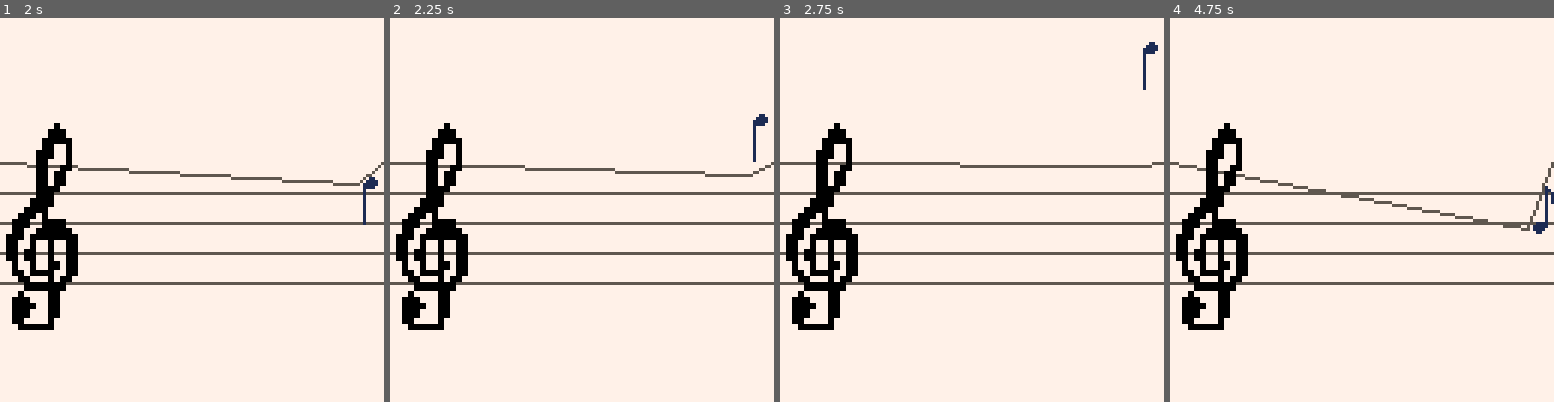
Above: before the commit, frames 1-4 (left to right).
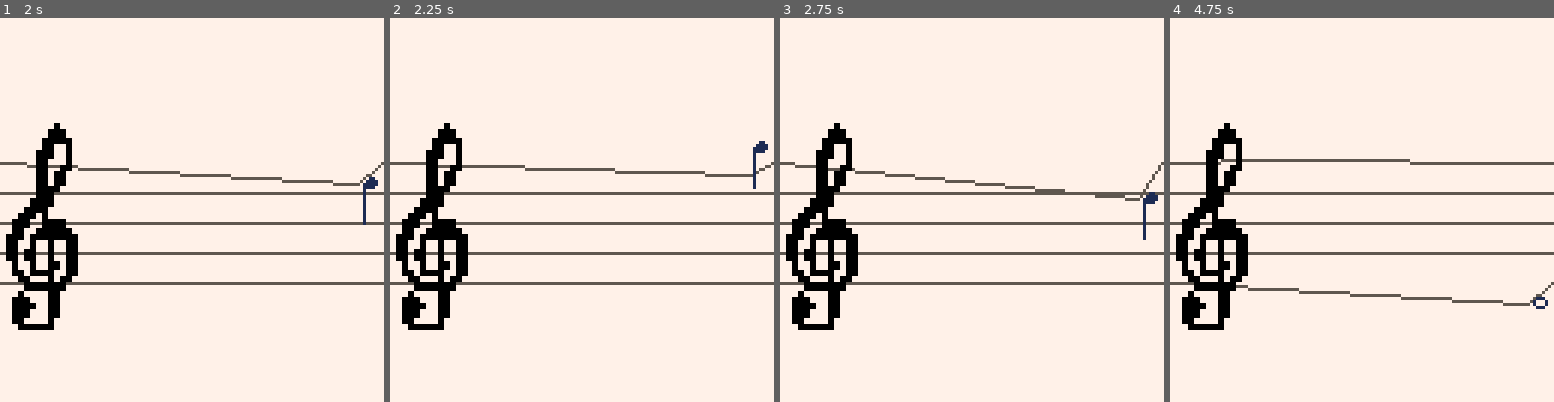
Above: after the commit, the same moments.

Repository: hypp/ld41
Game: PICO-8 cartridge carts/ld41.p8
Two runs of this game, one before a commit and one after it. Both use one fixed random seed, a clock stepped at 60 frames per second and the inputs below.
Inputs:
- Up to frame 1 (2 s): tap X (X key) at 0.33, 1.07, 1.85 s; hold Right from 1.6 s (still down)
- Up to frame 2 (2.25 s): release Right at 2.1 s; hold Up from 2.15 s (still down)
- Up to frame 3 (2.75 s): release Up at 2.42 s; hold Right from 2.47 s (still down)
- Up to frame 4 (4.75 s): tap X (X key) at 2.97, 4.08 s; release Right at 3.03 s; hold Left 3.08-3.58 s; hold Down 3.63-3.97 s; hold Right 4.02-4.68 s; hold Up from 4.73 s (still down)

Frame 1 is identical in both runs. In frame 2, 0.3% of the frame differs, in the area x 94-99%, y 25-45%; in frame 3, 1.7%; in frame 4, 3.0%, in the area x 2-100%, y 36-76%.

Commit message:
better jumps

Diff:
--- a/carts/ld41.p8
+++ b/carts/ld41.p8
@@ -67,15 +67,21 @@
   end
  end
 
- if player.jumping then
-  force_y += 0.0
- elseif btn(2) then
-  player.jumping = true
-  if player.line > 0 then
-   lines[player.line].has_player = false
-   player.line = 0
-  end
-  force_y += -8.0
+ if btnp(2) then
+  if player.jumping then
+   if not player.double_jump then
+    force_y += -6.3
+    player.double_jump = true
+   end
+  else
+   player.jumping = true
+   if player.line > 0 then
+    lines[player.line].has_player = false
+    player.line = 0
+   end
+   force_y += -4.8
+   player.double_jump = false
+  end
  end
 
  if btnp(5) then
